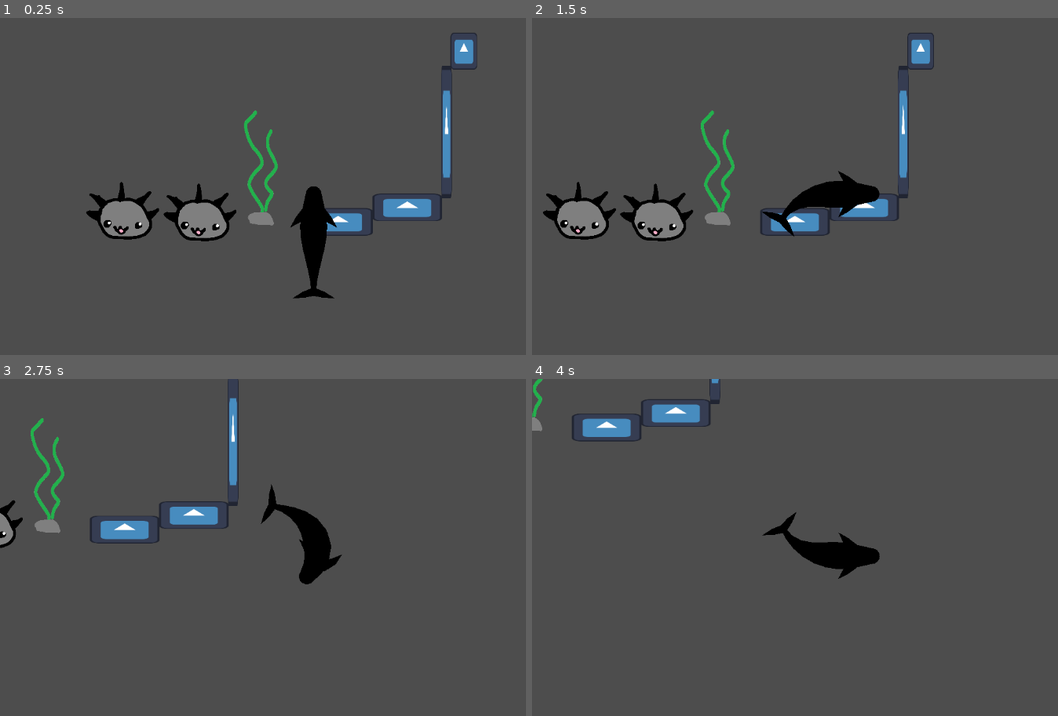
Above: before the commit, frames 1-4 (two rows, left to right).
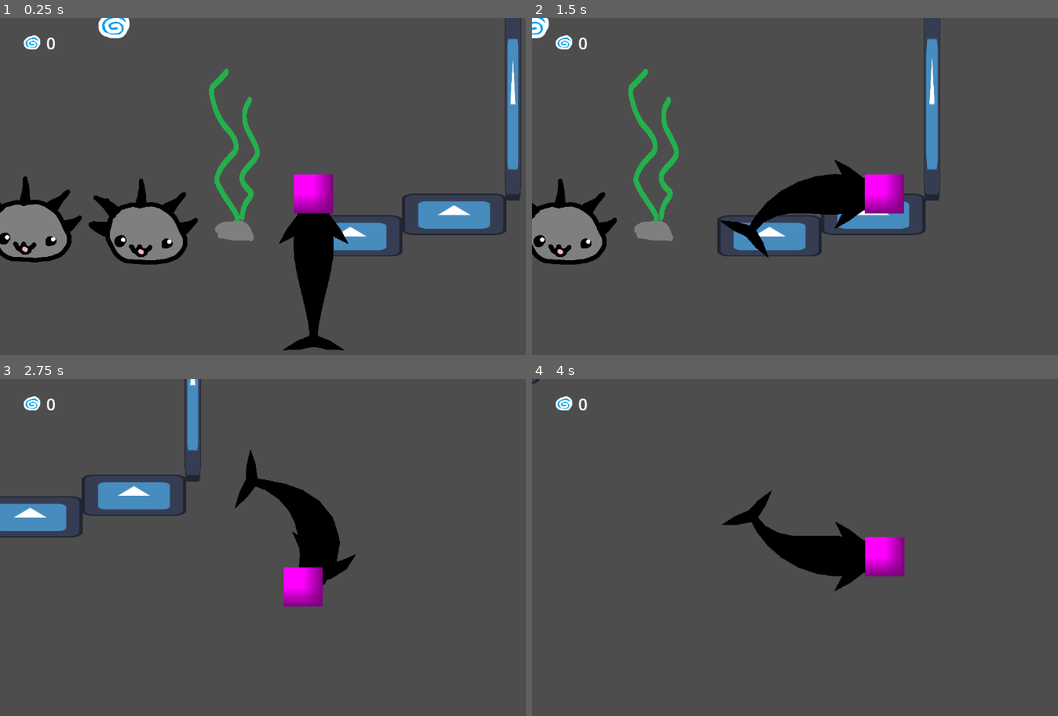
Above: after the commit, the same moments.

Repository: maedi05/whale-game-prototype
Game: Godot game, scene res://Scenes/test_level_1.tscn
Two runs of this game, one before a commit and one after it. Both use one fixed random seed, a clock stepped at 60 frames per second and the inputs below. The engine's default icon, where the game draws it, is replaced by a stand-in: a white triangle on a blue panel in a dark square.
Inputs (mouse positions are in pixels of both pictures, inside the frame that each line leads up to):
- Up to frame 1 (0.25 s): no input
- Up to frame 2 (1.5 s): tap Enter at 0.5 s; move the mouse to (984, 176) at 0.52 s; hold D (right) from 0.53 s (still down); tap Ctrl (dash) at 0.6 s; tap Space (jump) at 0.77 s; move the mouse to (721, 210) at 1.27 s; tap Shift (run) at 1.35 s
- Up to frame 3 (2.75 s): tap Space (jump) at 1.52 s; move the mouse to (378, 476) at 2.02 s; release D (right) at 2.03 s; press the mouse at (378, 476) at 2.03 s; hold A (left) from 2.03 s (still down)
- Up to frame 4 (4 s): move the mouse to (816, 625) at 2.77 s; release A (left) at 2.78 s; release the mouse at (816, 625) at 2.78 s; hold D (right) from 2.78 s (still down); tap Ctrl (dash) at 2.85 s; tap Space (jump) at 3.02, 3.77 s; move the mouse to (1031, 608) at 3.52 s; hold Shift (run) from 3.53 s (still down)

The runs differ from the first frame. In frame 1, 15% of the frame differs, in the area x 0-100%, y 0-99%; in frame 2, 11%; in frame 3, 8.2%; in frame 4, 4.1%.

Commit message:
playable top-down prototype
- collect keys/coins
-coin counter
- unlock next level with keys/coins

Diff:
--- /dev/null
+++ b/Scenes/collectable.tscn
@@ -0,0 +1,19 @@
+[gd_scene format=3 uid="uid://bc2ocegk0w7ta"]
+
+[ext_resource type="Texture2D" uid="uid://p8m1rso31yy0" path="res://Sprites/Game elements/shell coin.png" id="1_3rsma"]
+[ext_resource type="Script" uid="uid://l82x5xp224pk" path="res://Scripts/collectable2.gd" id="2_me652"]
+
+[sub_resource type="CircleShape2D" id="CircleShape2D_4ybl7"]
+radius = 16.03122
+
+[node name="collectable" type="Area2D" unique_id=2029190144]
+collision_layer = 8
+collision_mask = 2
+script = ExtResource("2_me652")
+
+[node name="CollisionShape2D" type="CollisionShape2D" parent="." unique_id=432477105]
+shape = SubResource("CircleShape2D_4ybl7")
+
+[node name="Sprite2D" type="Sprite2D" parent="." unique_id=790723077]
+scale = Vector2(0.20121953, 0.20121951)
+texture = ExtResource("1_3rsma")
--- /dev/null
+++ b/Scenes/collectible_ui.tscn
@@ -0,0 +1,35 @@
+[gd_scene format=3 uid="uid://cn4lrw7jer4gp"]
+
+[ext_resource type="Texture2D" uid="uid://p8m1rso31yy0" path="res://Sprites/Game elements/shell coin.png" id="1_8upam"]
+[ext_resource type="Script" uid="uid://uttc6rexela1" path="res://Scripts/collectible_ui.gd" id="1_43xmf"]
+
+[sub_resource type="SystemFont" id="SystemFont_8upam"]
+subpixel_positioning = 0
+
+[node name="CollectibleUI" type="Control" unique_id=874179142]
+layout_mode = 3
+anchors_preset = 0
+offset_left = 40.0
+offset_top = 30.0
+offset_right = 80.0
+offset_bottom = 70.0
+script = ExtResource("1_43xmf")
+
+[node name="TextureRect" type="TextureRect" parent="." unique_id=1059312190]
+layout_mode = 0
+offset_top = -5.0
+offset_right = 40.0
+offset_bottom = 35.0
+texture = ExtResource("1_8upam")
+expand_mode = 1
+
+[node name="Label" type="Label" parent="." unique_id=1831151759]
+layout_mode = 0
+offset_left = 45.0
+offset_top = -5.0
+offset_right = 62.0
+offset_bottom = 37.0
+theme_override_fonts/font = SubResource("SystemFont_8upam")
+theme_override_font_sizes/font_size = 30
+text = "0"
+horizontal_alignment = 1
--- a/Scenes/main_scene.tscn
+++ b/Scenes/main_scene.tscn
@@ -1,6 +1,7 @@
 [gd_scene format=3 uid="uid://dsbksiqul2uag"]
 
 [ext_resource type="Script" uid="uid://b3q24or7b3q2i" path="res://Scripts/GameController.gd" id="1_0f027"]
+[ext_resource type="PackedScene" uid="uid://cn4lrw7jer4gp" path="res://Scenes/collectible_ui.tscn" id="2_6l7je"]
 
 [node name="GameController" type="Node" unique_id=1034732389]
 script = ExtResource("1_0f027")
@@ -12,3 +13,7 @@
 anchors_preset = 0
 offset_right = 40.0
 offset_bottom = 40.0
+
+[node name="CanvasLayer" type="CanvasLayer" parent="GUI" unique_id=1999716987]
+
+[node name="CollectibleUI" parent="GUI/CanvasLayer" unique_id=874179142 instance=ExtResource("2_6l7je")]
--- a/Scenes/test_level_1.tscn
+++ b/Scenes/test_level_1.tscn
@@ -5,6 +5,8 @@
 [ext_resource type="PackedScene" uid="uid://csq3wciie8n3p" path="res://Scenes/water_plant.tscn" id="5_8wtdv"]
 [ext_resource type="PackedScene" uid="uid://dmnfwi6rxtkfw" path="res://Scenes/spiky_boy.tscn" id="5_ok5u4"]
 [ext_resource type="PackedScene" uid="uid://dc635llgpr3id" path="res://Scenes/whale.tscn" id="6_8wtdv"]
+[ext_resource type="PackedScene" uid="uid://bc2ocegk0w7ta" path="res://Scenes/collectable.tscn" id="6_xrrax"]
+[ext_resource type="PackedScene" uid="uid://cn4lrw7jer4gp" path="res://Scenes/collectible_ui.tscn" id="7_xrrax"]
 
 [sub_resource type="WorldBoundaryShape2D" id="WorldBoundaryShape2D_pu8o7"]
 
@@ -68,3 +70,16 @@
 position = Vector2(-95, 32)
 
 [node name="whale" parent="." unique_id=1100481564 instance=ExtResource("6_8wtdv")]
+
+[node name="collectable" parent="." unique_id=1490040460 instance=ExtResource("6_xrrax")]
+position = Vector2(-243, -208)
+
+[node name="collectable2" parent="." unique_id=2029190144 instance=ExtResource("6_xrrax")]
+position = Vector2(-598, -586)
+
+[node name="collectable3" parent="." unique_id=393437655 instance=ExtResource("6_xrrax")]
+position = Vector2(99, -651)
+
+[node name="CanvasLayer" type="CanvasLayer" parent="." unique_id=1469361273]
+
+[node name="CollectibleUI" parent="CanvasLayer" unique_id=874179142 instance=ExtResource("7_xrrax")]
--- a/Scenes/whale.tscn
+++ b/Scenes/whale.tscn
@@ -3,9 +3,7 @@
 [ext_resource type="Script" uid="uid://dqtvxx1nf6r8v" path="res://whale.gd" id="1_jns7k"]
 [ext_resource type="Curve" uid="uid://ddyq5sdk1d6k4" path="res://Curves/limb_curve.tres" id="2_ltmiw"]
 [ext_resource type="Curve" uid="uid://crtx2colf6evy" path="res://Curves/fin_curve.tres" id="3_ltmiw"]
-[ext_resource type="Script" uid="uid://cuisxflxi1fpu" path="res://Scenes/echo_circle.gd" id="4_umla4"]
-
-[sub_resource type="CircleShape2D" id="CircleShape2D_d14bn"]
+[ext_resource type="Script" uid="uid://cuisxflxi1fpu" path="res://Scripts/echo_circle.gd" id="4_umla4"]
 
 [sub_resource type="Curve" id="Curve_sweem"]
 _data = [Vector2(0, 0.57966095), 0.0, 0.0, 0, 0, Vector2(0.38157895, 0.9967533), -1.6777604e-07, -1.6777604e-07, 0, 0, Vector2(1, 0.17433757), 0.0, 0.0, 0, 0]
@@ -15,7 +13,14 @@
 _data = [Vector2(0, 0.36798906), 0.0, 0.0, 0, 0, Vector2(0.5018761, 1), 0.0, 0.0, 0, 0, Vector2(0.9990619, 0.009762883), 0.0, 0.0, 0, 0]
 point_count = 3
 
-[node name="whale" type="Node2D" unique_id=1100481564]
+[sub_resource type="PlaceholderTexture2D" id="PlaceholderTexture2D_4ybl7"]
+
+[sub_resource type="CircleShape2D" id="CircleShape2D_d14bn"]
+radius = 24.186773
+
+[node name="Player" type="CharacterBody2D" unique_id=2052032726 groups=["Player"]]
+collision_layer = 2
+collision_mask = 13
 script = ExtResource("1_jns7k")
 fin_angle = 0.3
 max_turn_speed = 3.5
@@ -25,13 +30,7 @@
 circle_max_radius = 500.0
 circle_grow_duration = 0.6
 circle_cooldown = 0.6
-
-[node name="CharacterBody2D" type="CharacterBody2D" parent="." unique_id=1907413709]
-collision_layer = 2
-collision_mask = 13
-
-[node name="CollisionShape2D" type="CollisionShape2D" parent="CharacterBody2D" unique_id=1528619751]
-shape = SubResource("CircleShape2D_d14bn")
+metadata/_custom_type_script = "uid://ct1bbwqhdd7c8"
 
 [node name="Node2D" type="Node2D" parent="." unique_id=2116625150]
 visible = false
@@ -78,7 +77,16 @@
 default_color = Color(0, 0, 0, 1)
 
 [node name="Camera2D" type="Camera2D" parent="." unique_id=942010642]
+zoom = Vector2(1.5, 1.5)
 position_smoothing_enabled = true
 
 [node name="bullet_mouth" type="Node2D" parent="." unique_id=1611926826]
 position = Vector2(0, -164)
+
+[node name="Sprite2D" type="Sprite2D" parent="." unique_id=1122029630]
+position = Vector2(-5.364418e-07, 0)
+scale = Vector2(48, 48)
+texture = SubResource("PlaceholderTexture2D_4ybl7")
+
+[node name="CollisionShape2D" type="CollisionShape2D" parent="." unique_id=1528619751]
+shape = SubResource("CircleShape2D_d14bn")
--- a/Scripts/bullet.gd
+++ b/Scripts/bullet.gd
@@ -19,7 +19,7 @@
 	timer.start()
 	timer.timeout.connect(queue_free)
 
-func _physics_process(delta):
+func _physics_process(_delta):
 	velocity = Vector2(speed, 0).rotated(dir)
 	move_and_slide()
 
--- /dev/null
+++ b/Scripts/collectable.gd
@@ -0,0 +1,8 @@
+extends Node2D
+
+@export var value: int = 1
+
+func _on_area_2d_body_entered(body: Node2D) -> void:
+	if body is Player:
+		Global.coin_collected(value)
+		self.queue_free
--- /dev/null
+++ b/Scripts/collectable2.gd
@@ -0,0 +1,12 @@
+extends Area2D
+
+@export var coin_value: int = 1
+
+func _ready():
+	body_entered.connect(_on_body_entered)
+
+func _on_body_entered(body):
+	# Check if the body touching the coin is the whale
+	if body.is_in_group("Player"):
+		Global.coin_collected(coin_value)  # Update score
+		queue_free()  # Destroy the coin
--- /dev/null
+++ b/Scripts/collectible_ui.gd
@@ -0,0 +1,9 @@
+extends Control
+
+@onready var label = $Label
+
+func _ready():
+	EventController.coin_collected.connect(on_event_coin_collected)
+
+func on_event_coin_collected(value: int) -> void:
+	label.text = str(value)
--- /dev/null
+++ b/Scripts/event_controller.gd
@@ -0,0 +1,3 @@
+extends Node
+
+signal coin_collected(value: int)
--- a/Scripts/global.gd
+++ b/Scripts/global.gd
@@ -1,3 +1,9 @@
 extends Node
 
 var game_controller : GameController
+
+var total_coins: int= 0
+
+func coin_collected(value: int):
+	total_coins += value
+	EventController.coin_collected.emit(total_coins)
--- a/Scripts/next_level.gd
+++ b/Scripts/next_level.gd
@@ -1,12 +1,45 @@
 extends Area2D
 
-const FILE_BEGIN = "res://Scenes/test_level_" #change that later pls to the finished level name
+const FILE_BEGIN = "res://Scenes/test_level_"  # e.g., "test_level_1.tscn"
+@export var required_coins: int = 3           # coins needed to unlock
 
 func _on_body_entered(body: Node2D) -> void:
-	if body.is_in_group("Player"):
-		var current_scene_file = get_tree().current_scene.scene_file_path
-		var next_level_number = current_scene_file.to_int() + 1 #dont name your folders with numbers otherwise this wont work(
+	if not body.is_in_group("Player"):
+		return
 
-		var next_level_path = FILE_BEGIN + str(next_level_number) + ".tscn"
-		#get_tree().change_scene_to_file(next_level_path)
-		get_tree().call.call_deferred("change_scene_to_file", next_level_path)
+	# Check if we have enough coins
+	if Global.total_coins < required_coins:
+		print("Need ", required_coins, " coins, have ", Global.total_coins)
+		return  # Not enough coins – do nothing
+
+	# Extract the current level number from the scene file path
+	var current_path = get_tree().current_scene.scene_file_path
+	var current_number = _extract_level_number(current_path)
+	if current_number == -1:
+		print("Could not extract level number from: ", current_path)
+		return
+
+	var next_number = current_number + 1
+	var next_level_path = FILE_BEGIN + str(next_number) + ".tscn"
+
+	# Check if the next level file actually exists (optional)
+	if not ResourceLoader.exists(next_level_path):
+		print("Next level not found: ", next_level_path)
+		return
+
+	# Change to the next level
+	get_tree().call_deferred("change_scene_to_file", next_level_path)
+
+# Helper to extract number from filename like "test_level_2.tscn" → 2
+func _extract_level_number(path: String) -> int:
+	var filename = path.get_file()  # e.g., "test_level_2.tscn"
+	# Remove extension
+	var base = filename.trim_suffix(".tscn")
+	# Split by "_" and take last part, then convert to int
+	var parts = base.split("_")
+	if parts.size() < 2:
+		return -1
+	var num_str = parts[-1]
+	if num_str.is_valid_int():
+		return num_str.to_int()
+	return -1
--- a/project.godot
+++ b/project.godot
@@ -18,6 +18,7 @@
 [autoload]
 
 Global="*uid://cqboqidojqqn8"
+EventController="*uid://dc4836k4g62bh"
 
 [display]
 
Not shown, added: Scripts/collectable.gd.uid
Not shown, added: Scripts/collectable2.gd.uid
Not shown, added: Scripts/collectible_ui.gd.uid
Renamed: Scenes/echo_circle.gd -> Scripts/echo_circle.gd
Renamed: Scenes/echo_circle.gd.uid -> Scripts/echo_circle.gd.uid
Not shown, added: Scripts/event_controller.gd.uid
Binary file added: Sprites/Game elements/shell coin.png
Not shown, added: Sprites/Game elements/shell coin.png.import
